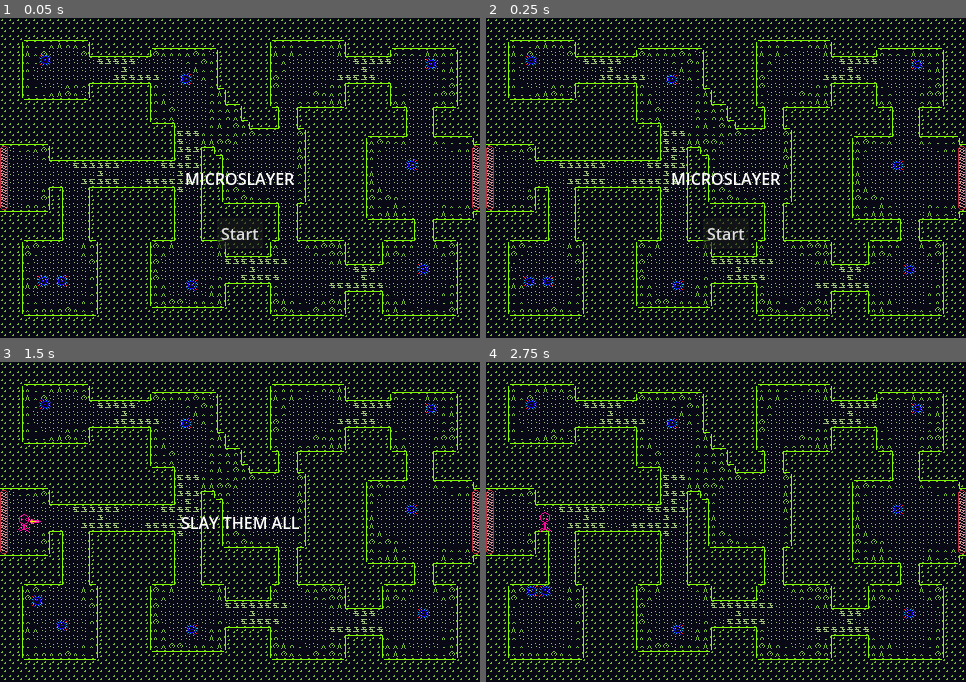
Above: before the commit, frames 1-4 (two rows, left to right).
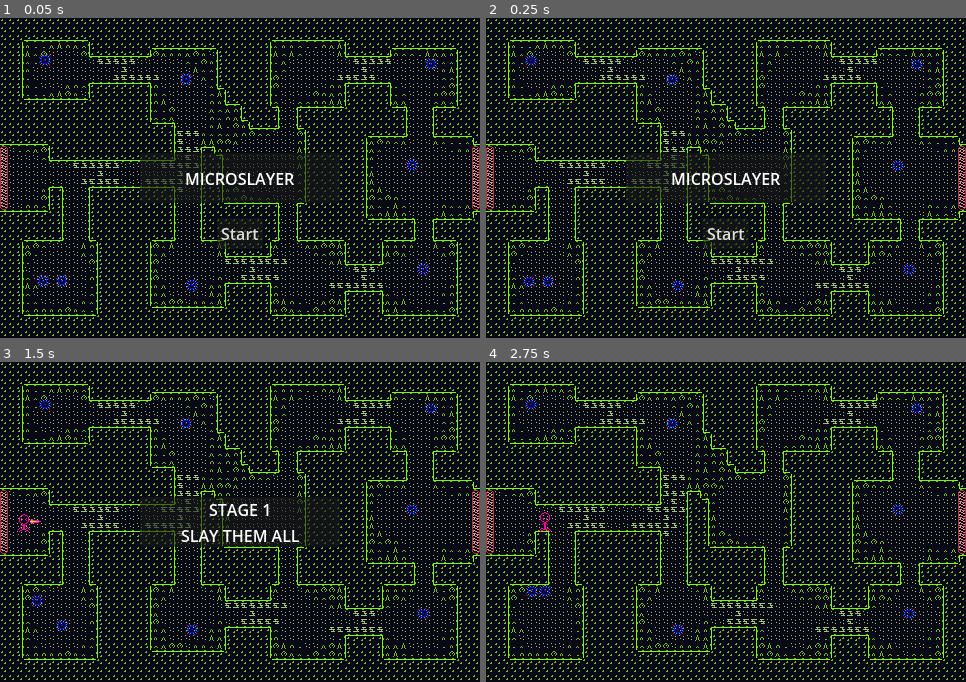
Above: after the commit, the same moments.

Repository: jellyfishhunter/jellys-LD56
Game: Godot game, scene res://scenes/main.tscn
Same seed, same stepped clock (60 frames per second), same inputs: the game is played once before the commit and once after it.
Inputs:
- Up to frame 1 (0.05 s): no input
- Up to frame 2 (0.25 s): no input
- Up to frame 3 (1.5 s): click "Start" at 0.5 s; hold Right (move_right) from 1.28 s (still down); tap Space (attack) at 1.35 s
- Up to frame 4 (2.75 s): release Right (move_right) at 2.03 s; hold Down (move_down) from 2.03 s (still down); tap Space (attack) at 2.1 s

The runs differ from the first frame. In frame 1, 0.8% of the frame differs, in the area x 29-71%, y 42-58%; in frame 2, 0.8%; in frame 3, 1.8%; in frame 4, nothing differs.

Commit message:
ADD stage display

Diff:
--- a/scenes/hud.tscn
+++ b/scenes/hud.tscn
@@ -10,6 +10,19 @@
 
 [node name="HUD" type="CanvasLayer"]
 script = ExtResource("1_sgkge")
+
+[node name="Panel" type="Panel" parent="."]
+anchors_preset = 8
+anchor_left = 0.5
+anchor_top = 0.5
+anchor_right = 0.5
+anchor_bottom = 0.5
+offset_left = -100.0
+offset_top = -25.0
+offset_right = 100.0
+offset_bottom = 25.0
+grow_horizontal = 2
+grow_vertical = 2
 
 [node name="Message" type="Label" parent="."]
 anchors_preset = 8
@@ -24,6 +37,8 @@
 grow_horizontal = 2
 grow_vertical = 2
 text = "MICROSLAYER"
+horizontal_alignment = 1
+vertical_alignment = 1
 
 [node name="StartButton" type="Button" parent="."]
 anchors_preset = 8
--- a/scripts/environment.gd
+++ b/scripts/environment.gd
@@ -3,6 +3,7 @@
 signal player_lost_rna
 signal player_defeated
 signal player_won
+signal new_stage
 
 @export var rna_scene: PackedScene
 @export var stage_scenes: Array = [PackedScene]
@@ -42,6 +43,7 @@
 	current_stage.open_gates()
 	$Player.position = $EntryPoint.position
 	$Player.is_entering_stage = true
+	new_stage.emit(played_stages, is_boss_stage)
 	call_deferred("set_entry_monitoring", true)
 
 func set_entry_monitoring(value: bool) -> void:
--- a/scripts/hud.gd
+++ b/scripts/hud.gd
@@ -5,6 +5,7 @@
 func show_message(text):
 	$Message.text = text
 	$Message.show()
+	$Panel.show()
 	$MessageTimer.start()
 
 func show_game_over():
@@ -13,6 +14,7 @@
 
 	$Message.text = "MICROSLAYER"
 	$Message.show()
+	$Panel.show()
 	await get_tree().create_timer(1.0).timeout
 	$StartButton.show()
 
@@ -22,11 +24,13 @@
 
 	$Message.text = "MICROSLAYER"
 	$Message.show()
+	$Panel.show()
 	await get_tree().create_timer(1.0).timeout
 	$StartButton.show()
 
 func _on_message_timer_timeout():
 	$Message.hide()
+	$Panel.hide()
 
 func _on_start_button_pressed() -> void:
 	$StartButton.hide()
--- a/scripts/main.gd
+++ b/scripts/main.gd
@@ -12,13 +12,13 @@
 		environment.queue_free()
 		environment = environment_scene.instantiate()
 		add_child(environment)
-	environment.start_game()
 
 	environment.connect("player_lost_rna", _on_environment_player_lost_rna)
 	environment.connect("player_defeated", _on_environment_player_defeated)
 	environment.connect("player_won", _on_environment_player_won)
+	environment.connect("new_stage", _on_environment_new_stage)
 
-	$HUD.show_message("SLAY THEM ALL")
+	environment.start_game()
 
 func _on_environment_player_lost_rna() -> void:
 	pass # Replace with function body.
@@ -30,3 +30,9 @@
 	$HUD.show_game_won()
 	await get_tree().create_timer(1.0).timeout
 	# TODO show credits?
+
+func _on_environment_new_stage(stage: int, is_boss_stage: bool) -> void:
+	if is_boss_stage:
+		$HUD.show_message("STAGE " + str(stage + 1) + "\nINFECT THEM")
+	else:
+		$HUD.show_message("STAGE " + str(stage + 1) + "\nSLAY THEM ALL")
